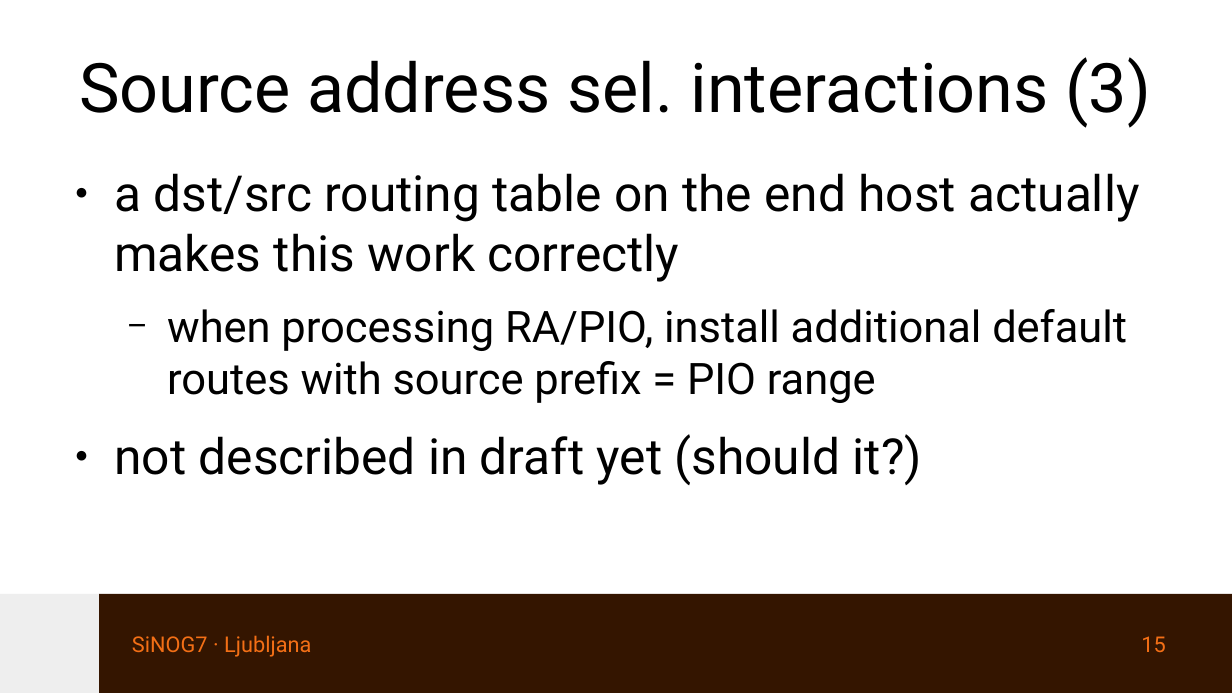
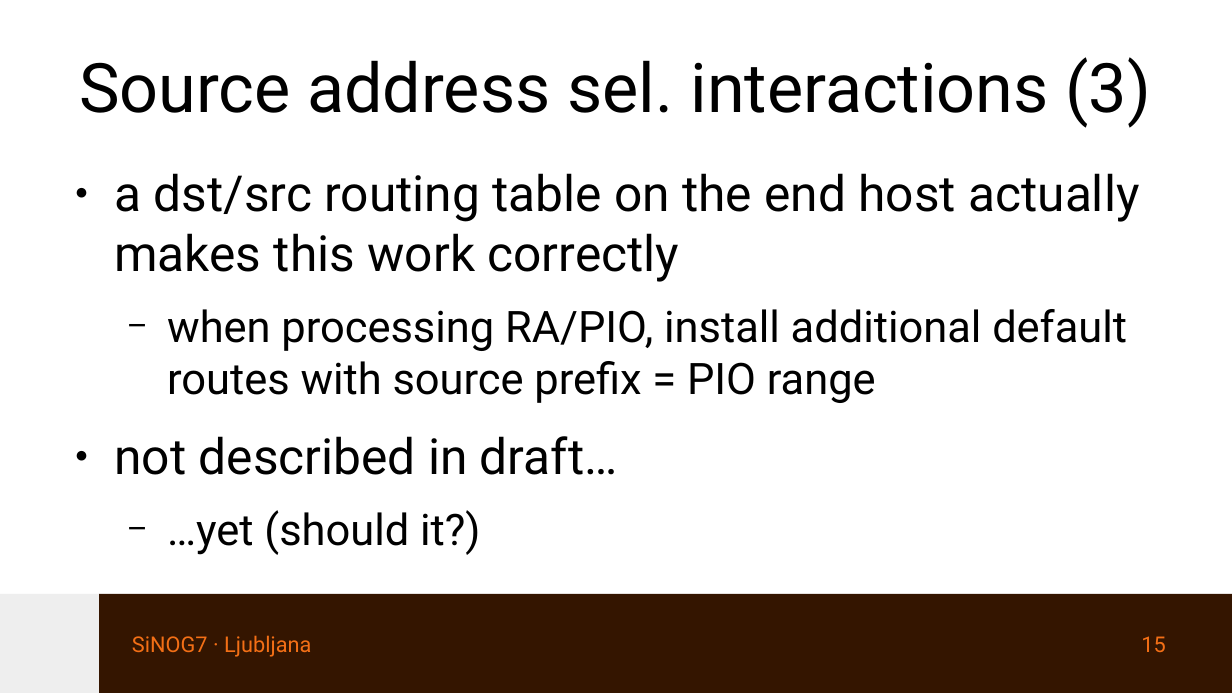
Before and after one commit to eqvinox/rtgwg-dst-src-routing, a slide deck: slide 15 of ietf121-rtgwg-dst-src-routing.odp. Drawn at 1232x693 pixels with LibreOffice and Linux fonts; fonts in the diff are those of the drawing. Boxes give left, top, right and bottom in pixels: in the first picture for what was removed or moved away, otherwise in the second. Text is boxed around its words. In the diff, an @@ line names an element or a change of style, - is before the commit and + after.

```diff
--- a/ietf121-rtgwg-dst-src-routing.odp
+++ b/ietf121-rtgwg-dst-src-routing.odp
@@ text at <box>114,436,618,555</box>: text changed @@
-● not described in draft yet (should it?)
+● not described in draft…
+  − …yet (should it?)
```
Also in this commit, not shown: 9 other slides changed, 1 other file.
